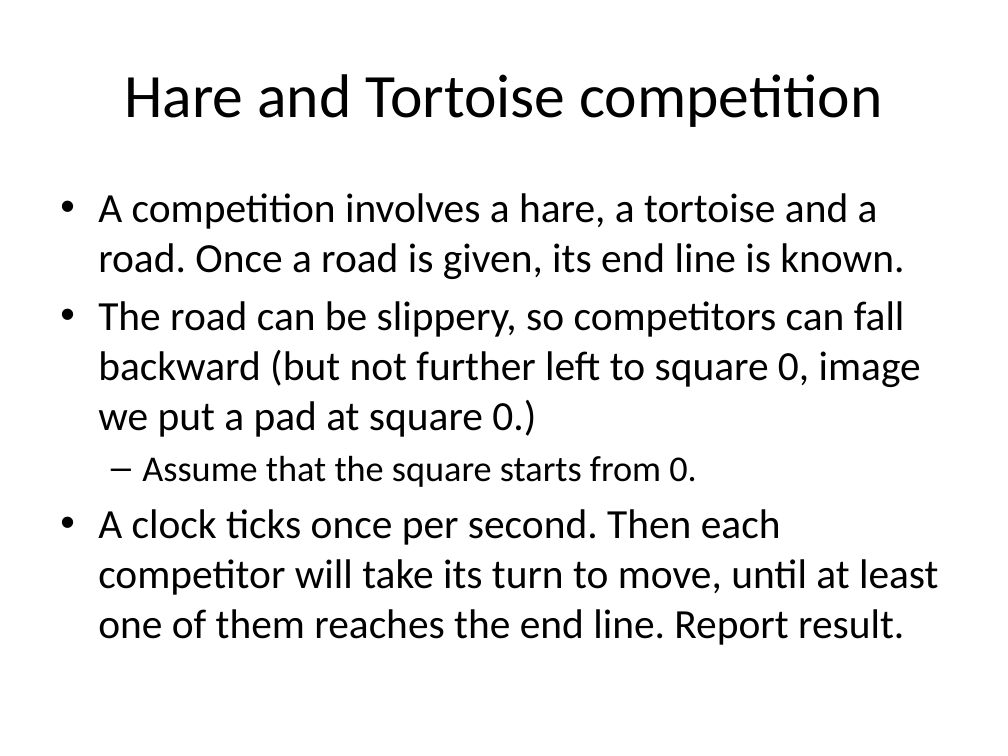
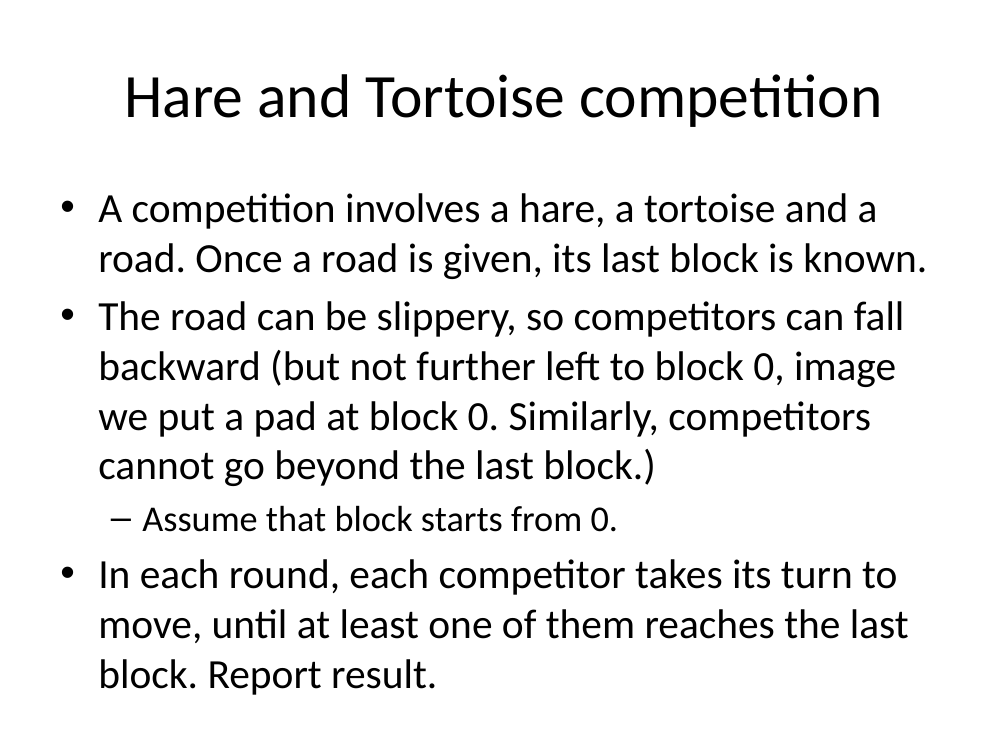
Before and after one commit to tong-yee/tong-yee.github.io, a slide deck: slide 3 of 135/projects/project3/project3_HareTortoiseCompetition.pptx. Drawn at 1008x756 pixels with LibreOffice and Linux fonts; fonts in the diff are those of the drawing. Boxes give left, top, right and bottom in pixels: in the first picture for what was removed or moved away, otherwise in the second. Text is boxed around its words. In the diff, an @@ line names an element or a change of style, - is before the commit and + after.

Commit message:
add Hare and Tortoise Competition

```diff
--- a/135/projects/project3/project3_HareTortoiseCompetition.pptx
+++ b/135/projects/project3/project3_HareTortoiseCompetition.pptx
@@ text at [98,193,927,695]: text changed @@
-• A competition involves a hare, a tortoise and a road. Once a road is given, its end line is known.
-• The road can be slippery, so competitors can fall backward (but not further left to square 0, image we put a pad at square 0.)
-  – Assume that the square starts from 0.
-• A clock ticks once per second. Then each competitor will take its turn to move, until at least one of them reaches the end line. Report result.
+• A competition involves a hare, a tortoise and a road. Once a road is given, its last block is known.
+• The road can be slippery, so competitors can fall backward (but not further left to block 0, image we put a pad at block 0. Similarly, competitors cannot go beyond the last block.)
+  – Assume that block starts from 0.
+• In each round, each competitor takes its turn to move, until at least one of them reaches the last block. Report result.
```
Also in this commit, not shown: 17 other slides changed, 3 slides added, 2 other files.
